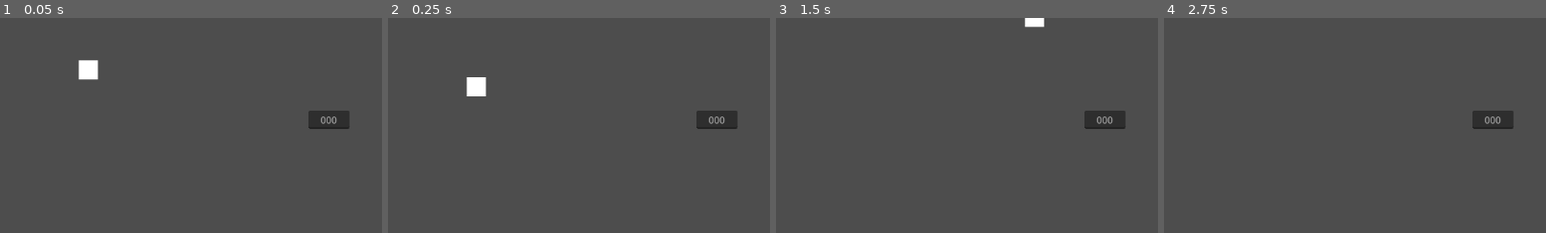
Above: before the commit, frames 1-4 (left to right).
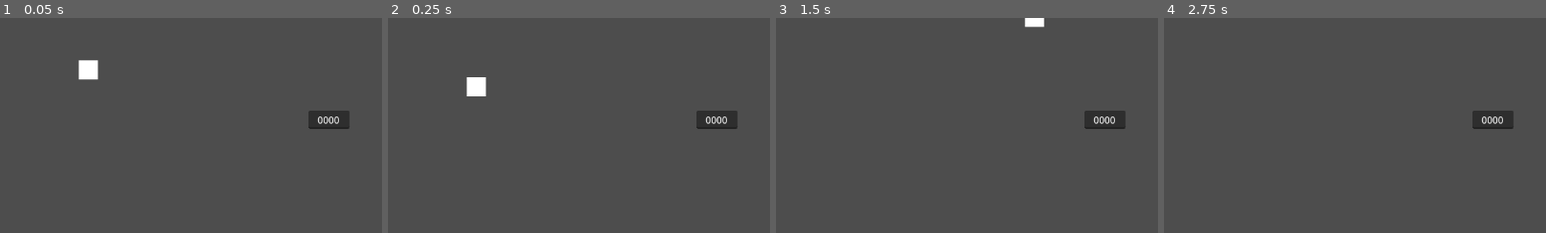
Above: after the commit, the same moments.

Repository: YhagoTomasini/LivreJam025
Game: Godot game, scene res://Scenes/main.tscn
The game is run twice, just before and just after one commit, with the same random seed, the same clock (stepped at 60 frames per second) and the same inputs. The project has no main scene, so this scene is started directly.
Inputs:
- Up to frame 1 (0.05 s): no input
- Up to frame 2 (0.25 s): no input
- Up to frame 3 (1.5 s): tap Enter (ui_accept) at 0.5, 0.77 s; hold Right (ui_right) from 0.53 s (still down)
- Up to frame 4 (2.75 s): tap Enter (ui_accept) at 1.52, 2 s; release Right (ui_right) at 2.03 s; hold Left (ui_left) from 2.03 s (still down)
The pictures show only the part of the screen within x 0-50%, y 0-50%; the shares and areas given below are measured in that part.

The runs differ from the first frame. In frame 1, 0.2% of the frame differs, in the area x 83-89%, y 45-50%; in frame 2, 0.2%; in frame 3, 0.2%; in frame 4, 0.2%.

Commit message:
update caracteres da caixa de texo

Diff:
--- a/Scenes/main.tscn
+++ b/Scenes/main.tscn
@@ -48,9 +48,9 @@
 offset_top = 155.0
 offset_right = 585.563
 offset_bottom = 186.0
-placeholder_text = "000"
+text = "0000"
 alignment = 1
-max_length = 3
+max_length = 4
 emoji_menu_enabled = false
 shortcut_keys_enabled = false
 middle_mouse_paste_enabled = false
@@ -61,4 +61,5 @@
 [connection signal="editing_toggled" from="CanvasLayer/TextBox" to="." method="_on_text_box_editing_toggled"]
 [connection signal="focus_entered" from="CanvasLayer/TextBox" to="." method="_on_text_box_focus_entered"]
 [connection signal="focus_exited" from="CanvasLayer/TextBox" to="." method="_on_text_box_focus_exited"]
+[connection signal="text_changed" from="CanvasLayer/TextBox" to="." method="_on_text_box_text_changed"]
 [connection signal="text_submitted" from="CanvasLayer/TextBox" to="." method="_on_text_box_text_submitted"]
--- a/Scripts/golem.gd
+++ b/Scripts/golem.gd
@@ -9,7 +9,8 @@
 		velocity += get_gravity() * delta
 
 	if Globals.podeMover:
-		print(Globals.podeMover)
+		#print(Globals.podeMover)
+
 		# Handle jump.
 		if Input.is_action_just_pressed("ui_accept") or Input.is_action_just_pressed("ui_up") and is_on_floor():
 			velocity.y = Globals.PULO
--- a/Scripts/main.gd
+++ b/Scripts/main.gd
@@ -3,7 +3,7 @@
 @onready var textBox: LineEdit = $CanvasLayer/TextBox
 
 func _ready() -> void:
-	pass # Replace with function body.
+	pass
 
 func _process(delta: float) -> void:
 	pass
@@ -22,3 +22,19 @@
 	Globals.podeMover = true
 	textBox.release_focus()
 	print(Globals.podeMover)
+
+
+func _on_text_box_text_changed(new_text: String) -> void:
+	var old_caret_column: int = textBox.caret_column
+
+	var digitos: String = ""
+	var soNum = RegEx.new()
+	soNum.compile("[0-9]")
+
+	var diff: int = soNum.search_all(new_text).size() - new_text.length()
+
+	for c_valido in soNum.search_all(new_text):
+		digitos += c_valido.get_string()
+
+	textBox.set_text(digitos.to_upper())
+	textBox.caret_column = old_caret_column + diff
